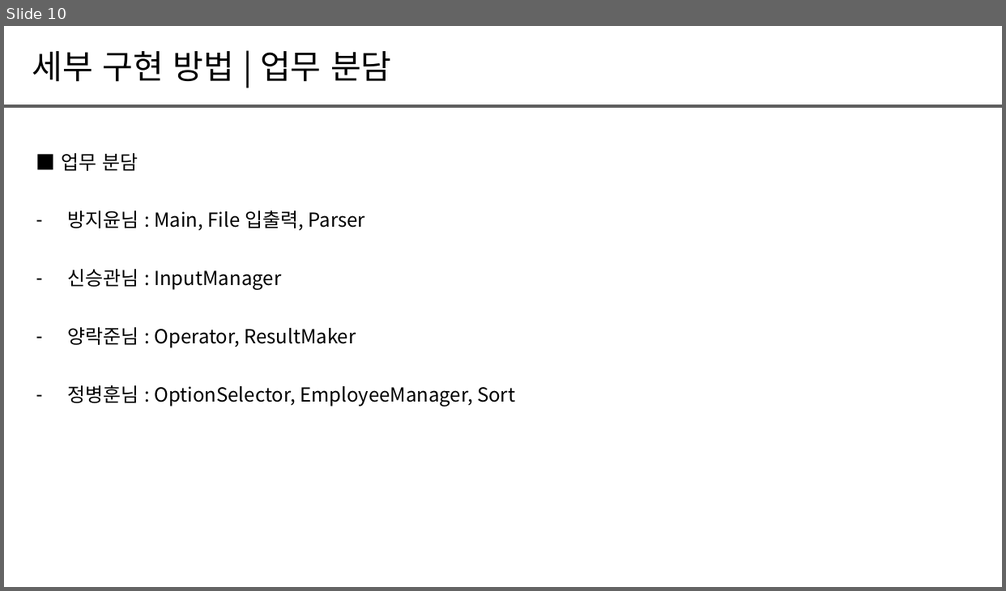
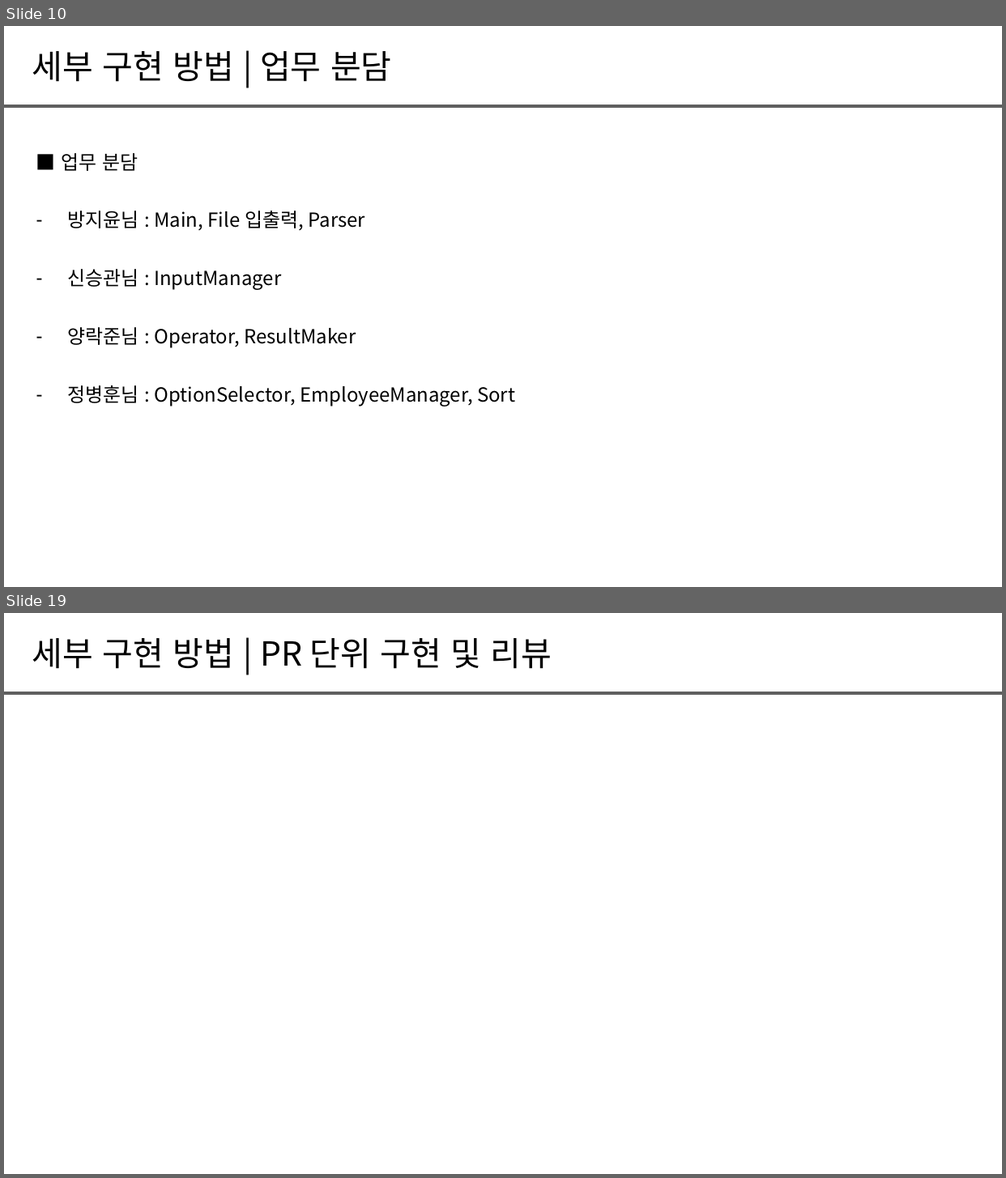
Before and after one commit to Rakjunyang/BeautifulCode, a slide deck: 팀프로젝트＿발표양식_B조.pptx. Shown one above the other, each under a label of ours: slide 10 before the commit, slides 10 and 19 after it; the slides between them are not shown. The pictures are 1006x591 and 1006x1178 pixels, drawn with LibreOffice and Linux fonts; fonts in the diff are those of the drawing. Boxes give left, top, right and bottom in pixels: in the first picture for what was removed or moved away, otherwise in the second. Text is boxed around its words. In the diff, an @@ line names an element or a change of style, - is before the commit and + after.

```diff
--- a/팀프로젝트＿발표양식_B조.pptx
+++ b/팀프로젝트＿발표양식_B조.pptx
@@ slide 19 added at bbox=[4, 613, 1002, 1174], background #FFFFFF @@
@@ text added at bbox=[32, 638, 552, 669], 24 pt, text #000000 @@
+세부 구현 방법 | PR 단위 구현 및 리뷰
@@ line added from (4, 693) to (1002, 693), #5F5F5F 2 pt @@
```
Also in this commit, not shown: 1 slide changed, 12 other slides added.
